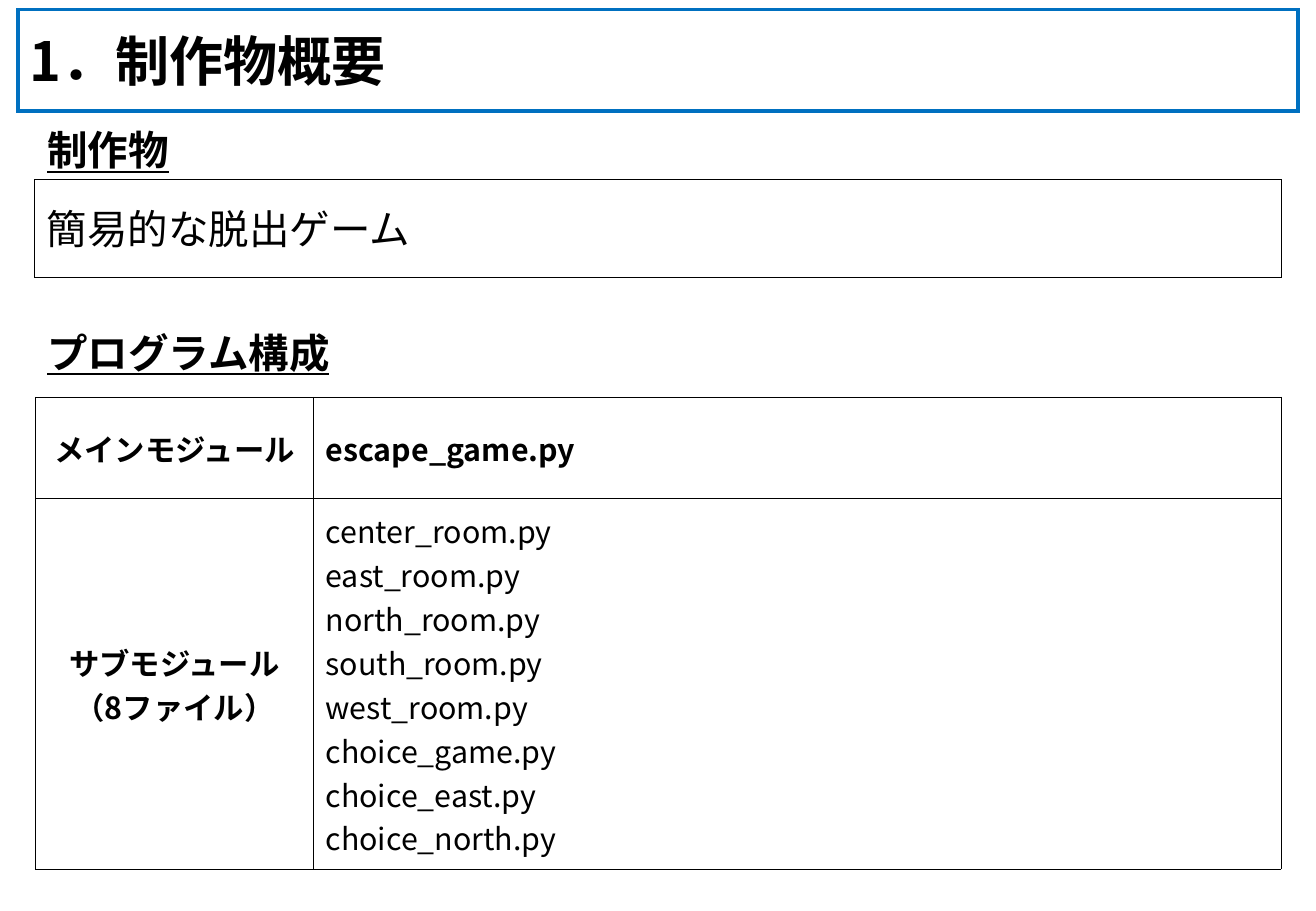
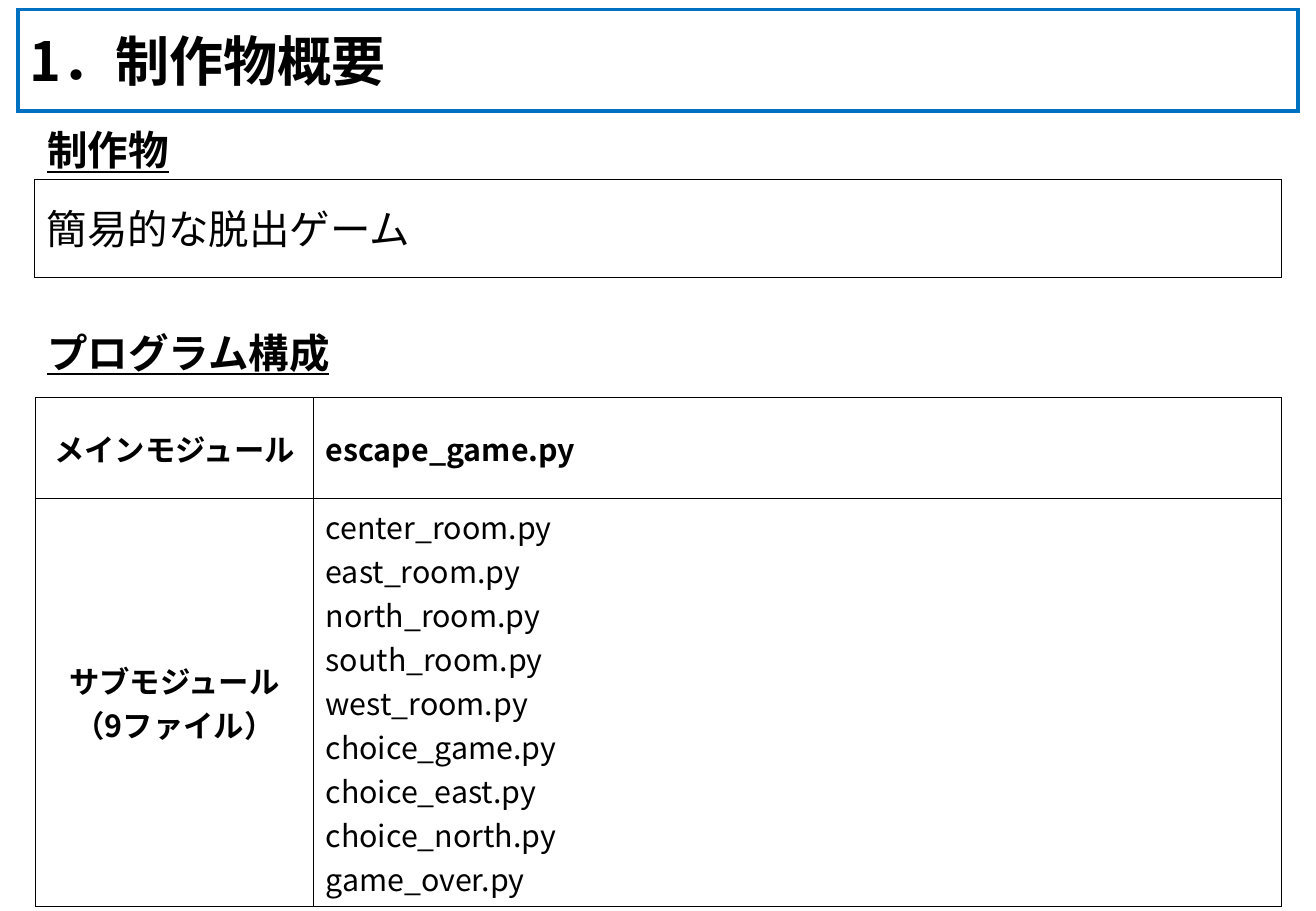
Before and after one commit to y-tanaka-f/escape_game, a slide deck: slide 2 of 発表用資料.pptx. Drawn at 1316x911 pixels with LibreOffice and Linux fonts; fonts in the diff are those of the drawing. Boxes give left, top, right and bottom in pixels: in the first picture for what was removed or moved away, otherwise in the second. Text is boxed around its words. In the diff, an @@ line names an element or a change of style, - is before the commit and + after.

Commit message:
game_over.pyの追加

```diff
--- a/発表用資料.pptx
+++ b/発表用資料.pptx
@@ table at (x1=35, y1=397, x2=1282, y2=903) @@
-row 2, column 1: サブモジュール / （8ファイル）
+row 2, column 1: サブモジュール / （9ファイル）
-row 2, column 2: center_room.py / east_room.py / north_room.py / south_room.py / west_room.py / choice_game.py / choice_east.py / choice_north.py
+row 2, column 2: center_room.py / east_room.py / north_room.py / south_room.py / west_room.py / choice_game.py / choice_east.py / choice_north.py / game_over.py
```
